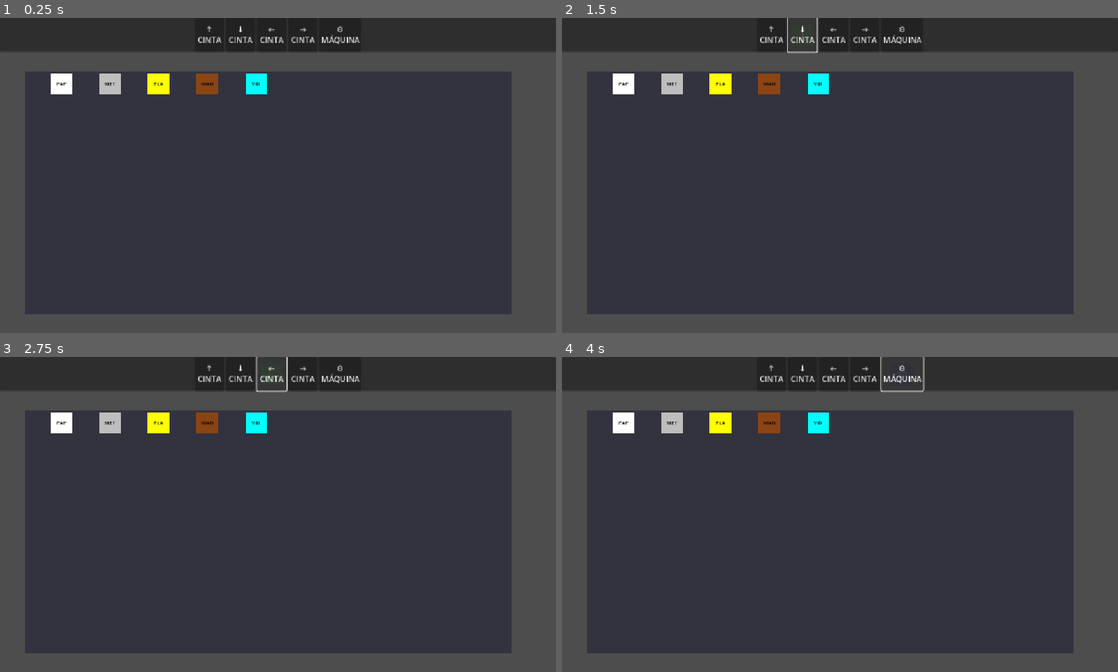
Above: before the commit, frames 1-4 (two rows, left to right).
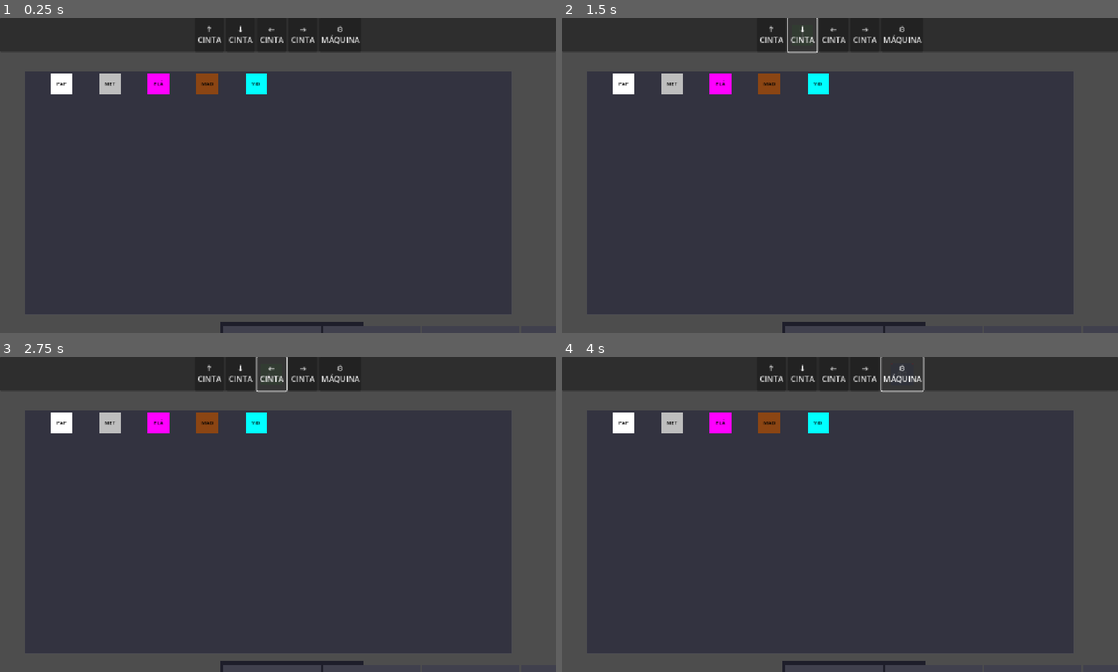
Above: after the commit, the same moments.

Repository: GustavoLuizaga/factory_flow
Game: Godot game, scene res://level1/level_01.tscn
Two runs of this game, one before a commit and one after it. Both use one fixed random seed, a clock stepped at 60 frames per second and the inputs below.
Inputs:
- Up to frame 1 (0.25 s): no input
- Up to frame 2 (1.5 s): click "↑ CINTA" at 0.5 s; click "↓ CINTA" at 1.25 s
- Up to frame 3 (2.75 s): click "← CINTA" at 2 s
- Up to frame 4 (4 s): click "→ CINTA" at 2.75 s; click "⚙ MÁQUINA" at 3.5 s

The runs differ from the first frame. In frame 1, 0.6% of the frame differs, in the area x 26-66%, y 17-100%; in frame 2, 0.6%; in frame 3, 0.6%; in frame 4, 0.6%.

Commit message:
Prototipo inicial barra de objetivos

Diff:
--- a/level1/level_01.gd
+++ b/level1/level_01.gd
@@ -7,10 +7,14 @@
 @onready var camera: Camera2D = $Camera2D
 
 
+var hub_objective_scene: PackedScene = preload("res://ui/hub_objetive.tscn")
+var hub_objective: Node2D
+
 func _ready() -> void:
 	print("=== Level 1 iniciado ===")
 	setup_camera()
 	setup_material_spawners()
+	setup_objective_hub() # <<< NUEVO
 
 
 ## Configura la cámara para móvil
@@ -25,7 +29,7 @@
 	# Crear spawners en la fila superior del grid
 	spawn_material_at(Vector2i(1, 0), "Papel")
 	spawn_material_at(Vector2i(3, 0), "Metal")
-	spawn_material_at(Vector2i(5, 0), "Plastico")
+	spawn_material_at(Vector2i(5, 0), "Plástico")
 	spawn_material_at(Vector2i(7, 0), "Madera")
 	spawn_material_at(Vector2i(9, 0), "Vidrio")
 
@@ -41,3 +45,28 @@
 
 	grid.add_child(spawner)
 	grid.place_entity(spawner, cell)
+
+
+## --- NUEVO: crea e inserta la HUD de objetivos ---
+func setup_objective_hub() -> void:
+	hub_objective = hub_objective_scene.instantiate()
+	add_child(hub_objective)
+
+	# Posiciona el Hub justo debajo del grid
+	var hub_y = grid.position.y + (grid.grid_height * grid.cell_size) + 16
+
+
+	# Calcular el centro horizontal del grid
+	var grid_width_px = grid.grid_width * grid.cell_size
+	var hub_width_px = hub_objective.get_rect().size.x if hub_objective.has_method("get_rect") else 200
+	var hub_x = grid.position.x + (grid_width_px / 2) - (hub_width_px / 2)
+
+
+	hub_objective.position = Vector2(hub_x, hub_y)
+	# Añade objetivos genéricos
+	hub_objective.add_objective("10 materiales")
+	hub_objective.add_objective("una fábrica")
+	hub_objective.add_objective("Genera energía")
+	hub_objective.add_objective("producción")
+
+	print("Hub de objetivos inicializado")
--- /dev/null
+++ b/ui/goal_row.tscn
@@ -0,0 +1,13 @@
+[gd_scene format=3 uid="uid://bvabuucwirlvj"]
+
+[node name="goal_row" type="HBoxContainer"]
+offset_right = 40.0
+offset_bottom = 40.0
+
+[node name="label_name" type="Label" parent="."]
+layout_mode = 2
+text = "Producto"
+
+[node name="label_count" type="Label" parent="."]
+layout_mode = 2
+text = "0/0"
--- /dev/null
+++ b/ui/hub_objetive.gd
@@ -0,0 +1,60 @@
+extends Node2D
+class_name HubObjective
+
+@export var num_slots: int = 4
+@export var slot_size: int = 64
+@export var spacing: int = 8
+
+@onready var background: ColorRect = $Background
+@onready var container: GridContainer = $Container
+
+var objectives: Array = []
+
+func _ready() -> void:
+	setup_background()
+	setup_container()
+	populate_slots()
+
+func setup_background() -> void:
+	background.color = Color(0.1, 0.1, 0.15, 0.9)
+	background.size = Vector2(
+		(num_slots * (slot_size + spacing)) + spacing,
+		slot_size + spacing * 2
+	)
+
+func setup_container() -> void:
+	container.columns = num_slots
+	container.position = Vector2(spacing, spacing)
+	container.custom_minimum_size = Vector2(num_slots * slot_size, slot_size)
+	container.add_theme_constant_override("hseparation", spacing)
+	container.add_theme_constant_override("vseparation", spacing)
+
+func populate_slots() -> void:
+	for child in container.get_children():
+		child.queue_free()
+	for i in range(num_slots):
+		var slot = ColorRect.new()
+		slot.color = Color(0.25, 0.25, 0.3, 1)
+		slot.size_flags_horizontal = Control.SIZE_EXPAND_FILL
+		slot.size_flags_vertical = Control.SIZE_EXPAND_FILL
+		slot.custom_minimum_size = Vector2(slot_size, slot_size)
+		container.add_child(slot)
+
+# Añade un nuevo objetivo al contenedor visual
+func add_objective(objective_text: String) -> void:
+	var slot = ColorRect.new()
+	slot.color = Color(0.2, 0.6, 0.2, 1)  # Verde oscuro
+	slot.size_flags_horizontal = Control.SIZE_EXPAND_FILL
+	slot.size_flags_vertical = Control.SIZE_EXPAND_FILL
+	slot.custom_minimum_size = Vector2(200, 40)
+
+	# Crear texto
+	var label = Label.new()
+	label.text = objective_text
+	label.horizontal_alignment = HORIZONTAL_ALIGNMENT_CENTER
+	label.vertical_alignment = VERTICAL_ALIGNMENT_CENTER
+	label.autowrap_mode = TextServer.AUTOWRAP_WORD
+	label.add_theme_font_size_override("font_size", 16)
+
+	slot.add_child(label)
+	container.add_child(slot)
--- /dev/null
+++ b/ui/hub_objetive.tscn
@@ -0,0 +1,30 @@
+[gd_scene load_steps=2 format=3 uid="uid://7jajuwurc7sc"]
+
+[ext_resource type="Script" uid="uid://cerx5ja8ju44x" path="res://ui/hub_objetive.gd" id="1_tgtfr"]
+
+[node name="HubObjective" type="Node2D"]
+script = ExtResource("1_tgtfr")
+
+[node name="Background" type="ColorRect" parent="."]
+offset_right = 257.0
+offset_bottom = 66.0
+
+[node name="Container" type="GridContainer" parent="."]
+offset_right = 258.0
+offset_bottom = 66.0
+
+[node name="ObjectiveSlot1" type="ColorRect" parent="Container"]
+layout_mode = 2
+color = Color(0.07454722, 1.0003047, 1.0003047, 1)
+
+[node name="ObjectiveSlot2" type="ColorRect" parent="Container"]
+layout_mode = 2
+color = Color(1, 0.45882353, 1, 1)
+
+[node name="ObjectiveSlot3" type="ColorRect" parent="Container"]
+layout_mode = 2
+color = Color(1, 1, 0, 1)
+
+[node name="ObjectiveSlot4" type="ColorRect" parent="Container"]
+layout_mode = 2
+color = Color(0.6152935, 0.22111312, 0.7431437, 1)
--- /dev/null
+++ b/ui/hub_objetives.tscn
@@ -0,0 +1,3 @@
+[gd_scene format=3 uid="uid://b5uljvfgdosby"]
+
+[node name="hub_objetives" type="CanvasLayer"]
Not shown: 1 places in level1/level_01.tscn that only renumber resources
Not shown, added: ui/hub_objetive.gd.uid
